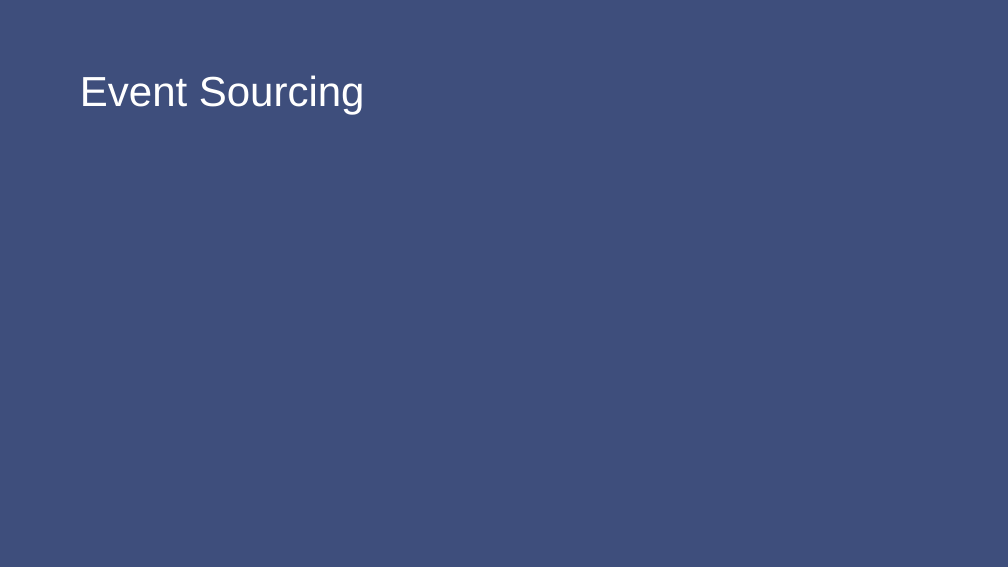
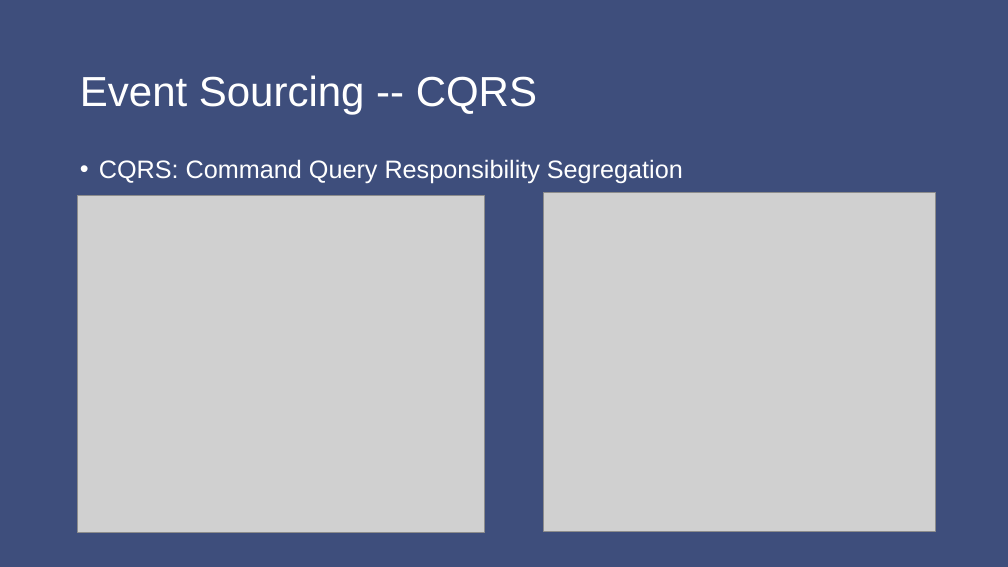
Before and after one commit to jungle0127/springcloudstudy, a slide deck: slide 80 of docs/distributedsystemtransaction.pptx. Drawn at 1008x567 pixels with LibreOffice and Linux fonts; fonts in the diff are those of the drawing; grey boxes stand for pictures. Boxes give left, top, right and bottom in pixels: in the first picture for what was removed or moved away, otherwise in the second. Text is boxed around its words. In the diff, an @@ line names an element or a change of style, - is before the commit and + after.

```diff
--- a/docs/distributedsystemtransaction.pptx
+++ b/docs/distributedsystemtransaction.pptx
@@ title at [80, 75, 537, 114]: text changed @@
-Event Sourcing
+Event Sourcing -- CQRS
@@ text added at [99, 159, 683, 184], 24 pt, text #FFFFFF @@
+• CQRS: Command Query Responsibility Segregation
@@ picture added at [77, 196, 485, 533] @@
@@ picture added at [543, 193, 935, 532] @@
```
Also in this commit, not shown: 5 other slides changed, 7 slides added, 1 slide removed, 9 other files.
